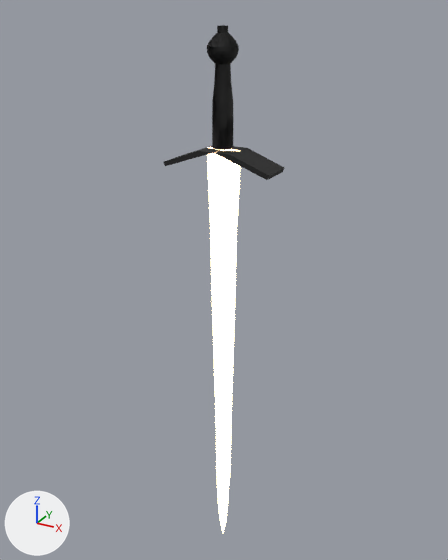
An edit to the glTF model assets/sword.glb, drawn before and after from the same camera.
Before and after are seen from a 50 mm lens placed at (2.09, -3.72, 2.83), pointed at (-0.02, 0.13, 0.9). Every picture has the same lights, and +X, +Y and +Z are marked at lower left. The older version comes first.
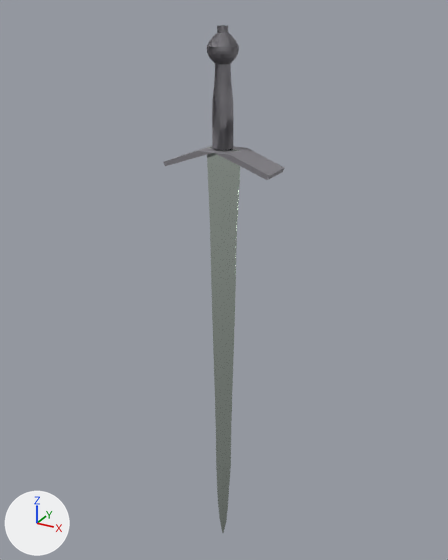
Where the change shows, as pixel boxes (x1, y1, x2, y2) in the pictures (448 x 560 px):
```json
{"object": "Cylinder", "change": "recoloured, surface changed", "before": [164, 25, 284, 533], "after": [164, 25, 284, 533]}
```

Scene script edits in JSON lines:
```json
{"op": "set", "path": "mat_material_002.base_color", "old": "(0.0349, 0.0349, 0.0349)", "new": "(0.328, 0.318, 0.347)", "note": "dark grey #343434 -> grey #9b999f"}
{"op": "set", "path": "mat_material_001.base_color", "old": "(0.518, 0.8, 0.55)", "new": "(0.786, 0.882, 0.801)", "note": "green #bfe7c4 -> white #e5f1e7"}
{"op": "set", "path": "mat_material_001.metallic", "old": "0.673", "new": "0.986"}
{"op": "remove", "block": "mat_material_001", "code": "mat_material_001.emission_color = (1.0, 0.638, 0.371)  # beige #ffd1a4"}
{"op": "remove", "block": "mat_material_001", "code": "mat_material_001.emission_strength = 5.8"}
```
